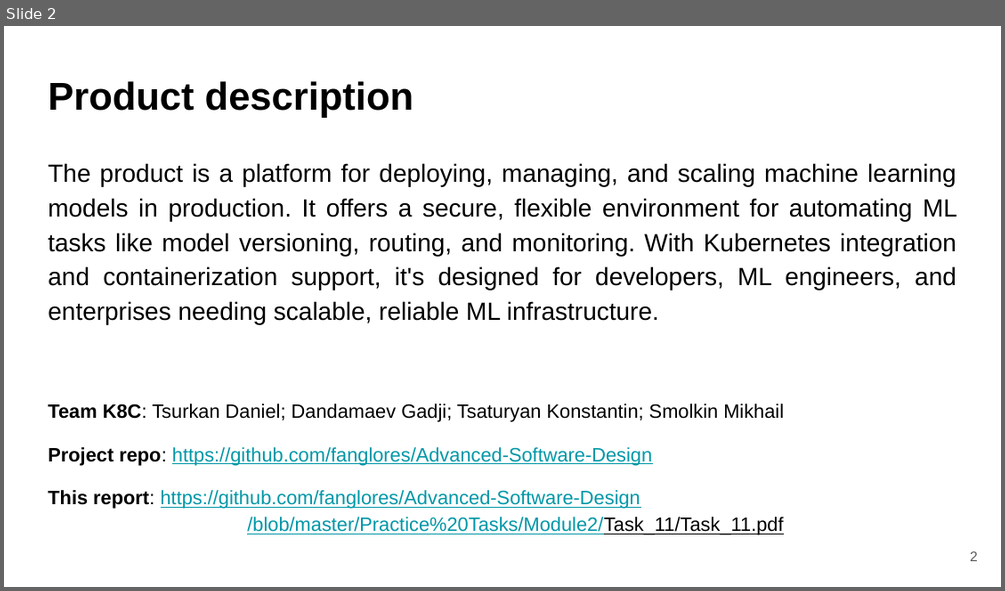
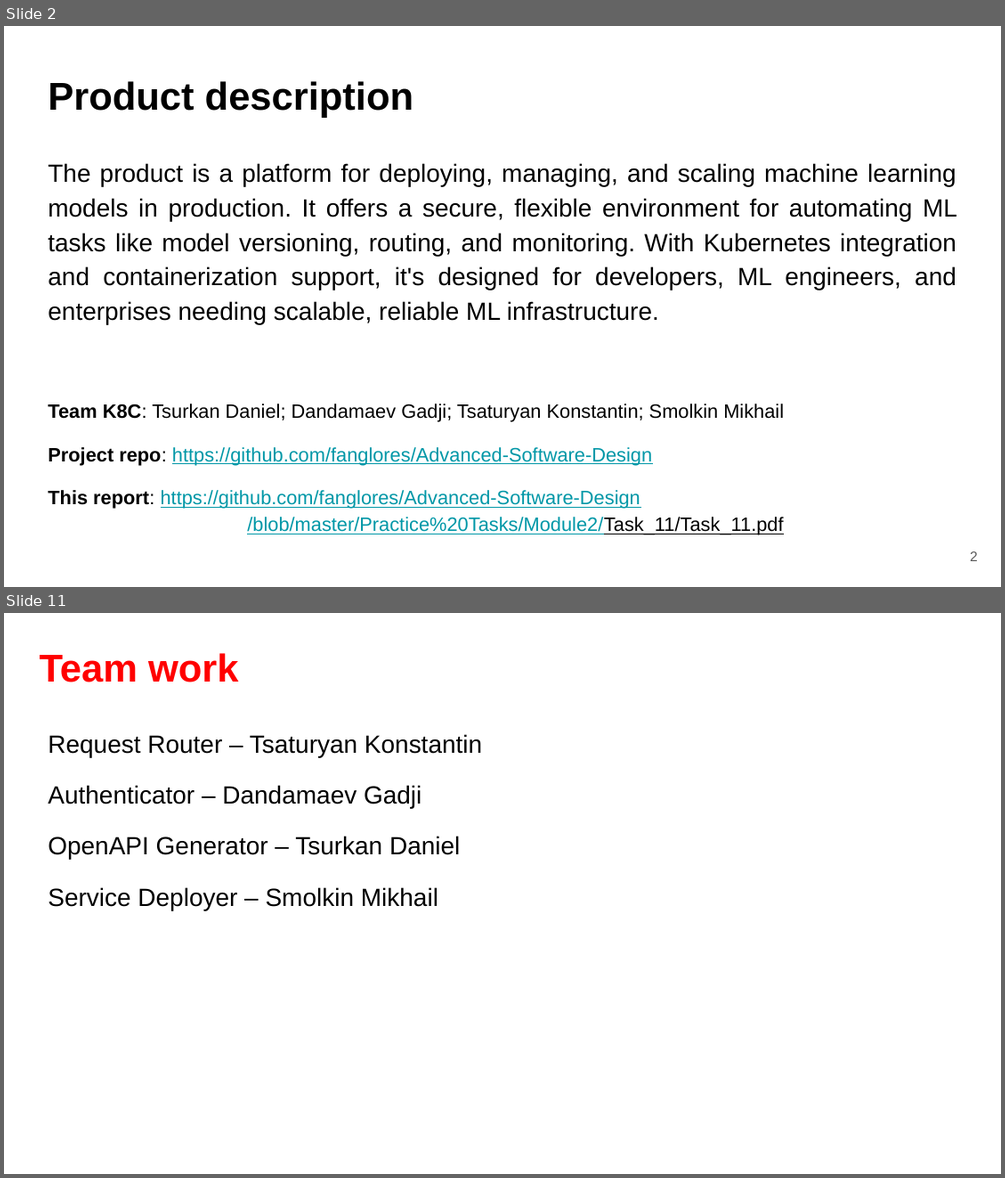
Before and after one commit to fanglores/Advanced-Software-Design, a slide deck: PracticeTasks/Module2/Task_11/Task_11.pptx. Shown one above the other, each under a label of ours: slide 2 before the commit, slides 2 and 11 after it; the slides between them are not shown. The pictures are 1005x591 and 1005x1178 pixels, drawn with LibreOffice and Linux fonts; fonts in the diff are those of the drawing. Boxes give left, top, right and bottom in pixels: in the first picture for what was removed or moved away, otherwise in the second. Text is boxed around its words. In the diff, an @@ line names an element or a change of style, - is before the commit and + after.

```diff
--- a/PracticeTasks/Module2/Task_11/Task_11.pptx
+++ b/PracticeTasks/Module2/Task_11/Task_11.pptx
@@ slide 11 added at (4,613,1001,1174), background #FFFFFF @@
@@ title added at (40,653,239,682), 28 pt, text #FF0000, bold @@
+Team work
@@ text added at (48,734,482,910), 18 pt, text #000000 @@
+Request Router – Tsaturyan Konstantin
+Authenticator – Dandamaev Gadji
+OpenAPI Generator – Tsurkan Daniel
+Service Deployer – Smolkin Mikhail
```
Also in this commit, not shown: 3 slides changed, 5 other slides added, 2 slides removed, 10 other files.
